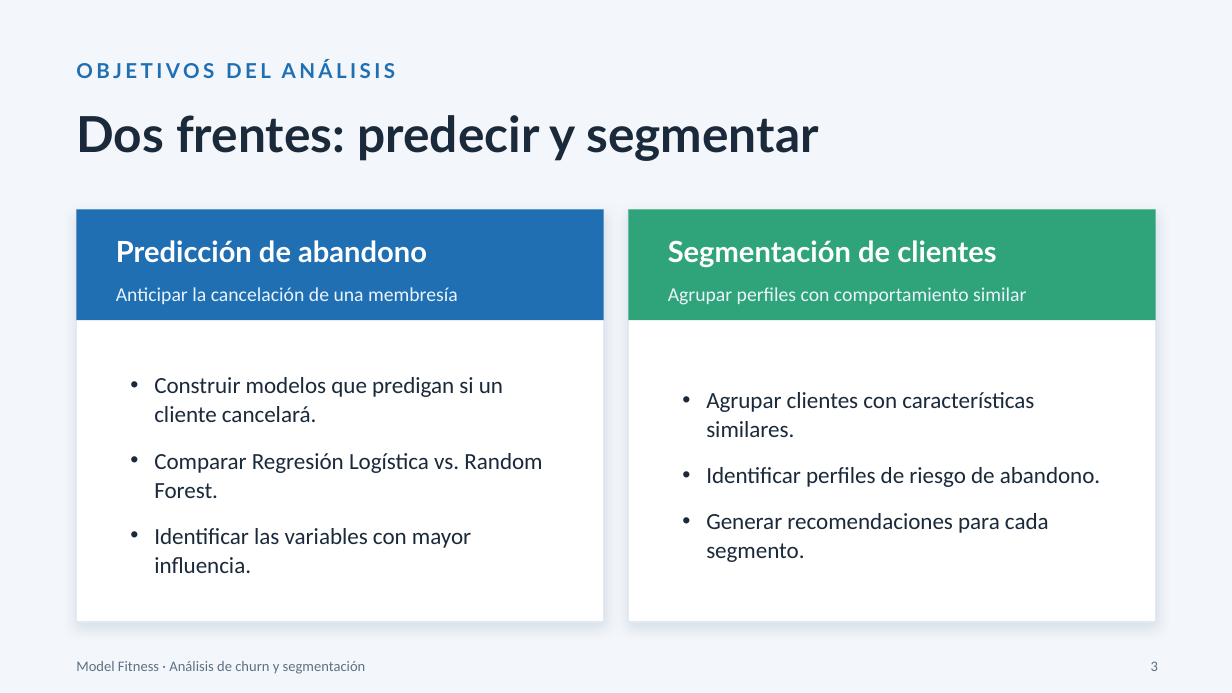
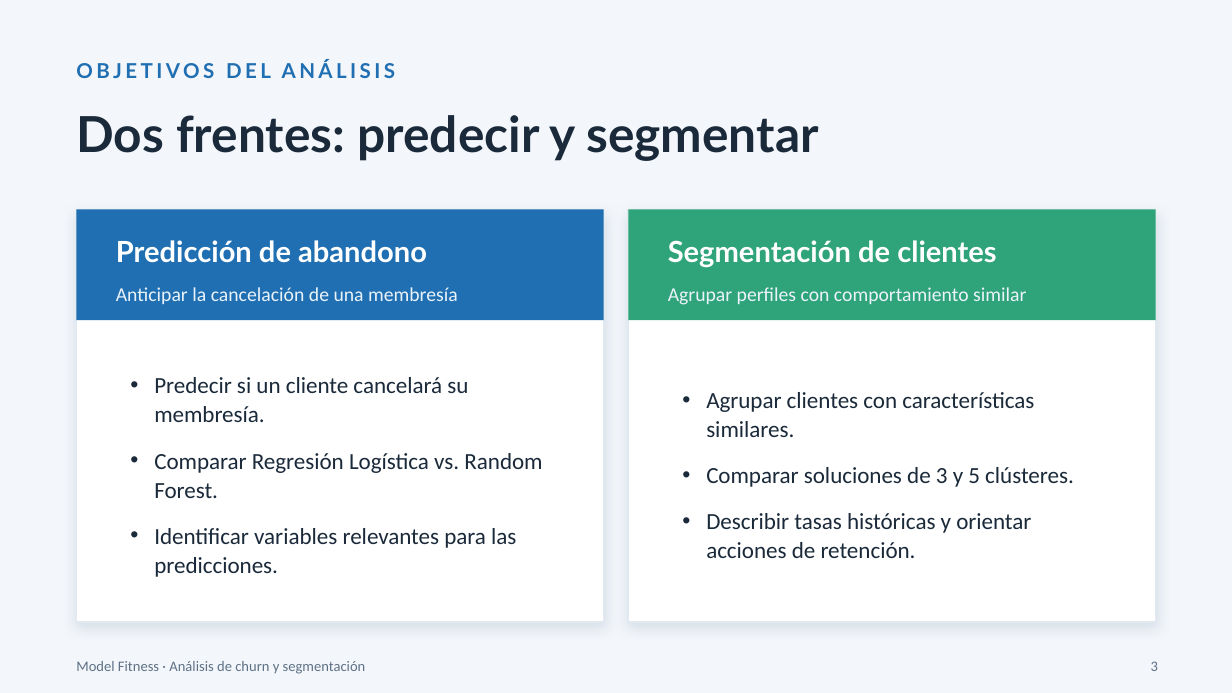
Before and after one commit to Fernando-a19/model_fitness_churn_analysis, a slide deck: slide 3 of docs/Analisís de cancelación.pptx. Drawn at 1232x693 pixels with LibreOffice and Linux fonts; fonts in the diff are those of the drawing. Boxes give left, top, right and bottom in pixels: in the first picture for what was removed or moved away, otherwise in the second. Text is boxed around its words. In the diff, an @@ line names an element or a change of style, - is before the commit and + after.

Commit message:
Update Model Fitness analysis and documentation

```diff
--- a/docs/Analisís de cancelación.pptx
+++ b/docs/Analisís de cancelación.pptx
@@ text at [154,377,468,422]: text changed @@
-• Construir modelos que predigan si un cliente cancelará.
+• Predecir si un cliente cancelará su membresía.
@@ text at [706,467,1074,558]: text changed @@
-• Identificar perfiles de riesgo de abandono.
-• Generar recomendaciones para cada segmento.
+• Comparar soluciones de 3 y 5 clústeres.
+• Describir tasas históricas y orientar acciones de retención.
@@ text at [154,528,516,577]: text changed @@
-• Identificar las variables con mayor influencia.
+• Identificar variables relevantes para las predicciones.
```
Also in this commit, not shown: 13 other slides changed, 3 other files.
